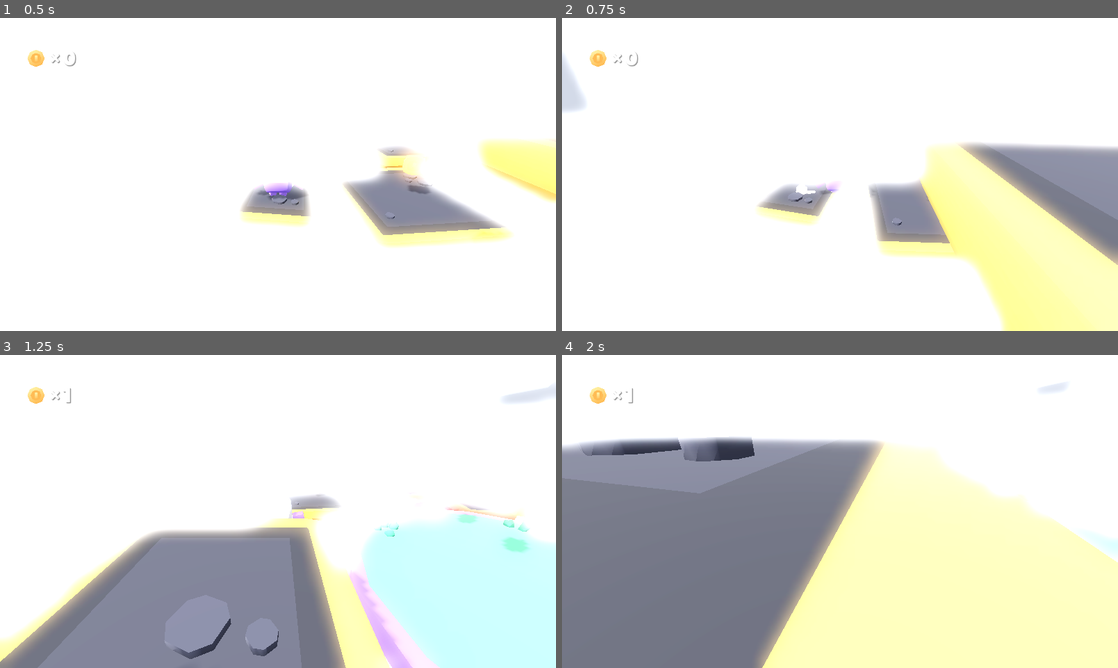
Above: before the commit, frames 1-4 (two rows, left to right).
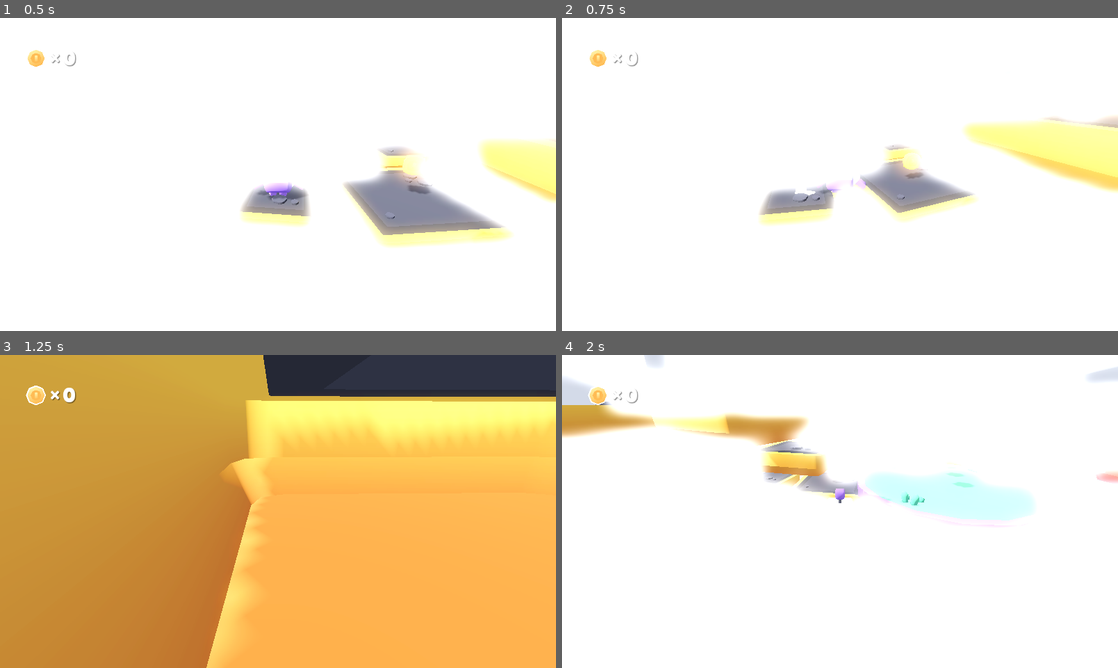
Above: after the commit, the same moments.

Repository: oxeg/GodotPlatformer
Game: Godot game, scene res://scenes/main.tscn
Two runs of this game, one before a commit and one after it. Both use one fixed random seed, a clock stepped at 60 frames per second and the inputs below.
Inputs (mouse positions are in pixels of both pictures, inside the frame that each line leads up to):
- Up to frame 1 (0.5 s): no input
- Up to frame 2 (0.75 s): move the mouse to (962, 158) at 0.52 s; hold D (move_right) from 0.53 s (still down); tap Left (camera_left) at 0.6 s
- Up to frame 3 (1.25 s): keep holding D (move_right); tap Space (jump) at 0.77 s; tap Right (camera_right) at 0.8 s
- Up to frame 4 (2 s): move the mouse to (728, 527) at 1.27 s; release D (move_right) at 1.28 s; hold S (move_back) from 1.28 s (still down); tap Right (camera_right) at 1.35 s; tap Space (jump) at 1.52 s; tap Left (camera_left) at 1.55 s

Frame 1 is identical in both runs. In frame 2, 24% of the frame differs, in the area x 0-100%, y 12-100%; in frame 3, 100%, in the area x 0-100%, y 0-100%; in frame 4, 69%.

Commit message:
switched to mouse look

Diff:
--- a/objects/player.tscn
+++ b/objects/player.tscn
@@ -74,7 +74,9 @@
 pitch_scale = 1.25
 autoplay = true
 
-[node name="Camera3D" type="Camera3D" parent="."]
-transform = Transform3D(-1, -4.66421e-14, -8.74228e-08, -3.71828e-08, 0.905042, 0.425321, 7.91213e-08, 0.425321, -0.905042, 0, 2.47926, -4.15456)
+[node name="CameraPivot" type="Node3D" parent="."]
+
+[node name="Camera3D" type="Camera3D" parent="CameraPivot"]
+transform = Transform3D(-1, -4.58697e-14, -8.74228e-08, -3.71828e-08, 0.905042, 0.425321, 7.91213e-08, 0.425321, -0.905042, 0, 2.47926, -4.15456)
 
 [editable path="Character"]
--- a/scripts/player.gd
+++ b/scripts/player.gd
@@ -7,7 +7,7 @@
 
 @export_subgroup("Properties")
 @export var movement_speed = 5
-@export var rotation_speed = 2
+@export var mouse_sensitivity = 1000
 @export var jump_strength = 7
 
 var movement_velocity: Vector3
@@ -102,12 +102,15 @@
 	velocity = applied_velocity
 	move_and_slide()
 
-	# Rotation
-	var turn = Input.get_axis("camera_right", "camera_left")
-	rotate_y(rotation_speed * turn * delta)
+
+# Rotation
+func _input(event):
+	if event is InputEventMouseMotion:
+		rotation.y -= event.relative.x / mouse_sensitivity
+
+		$CameraPivot.rotation.x += event.relative.y / mouse_sensitivity
 
 # Handle gravity
-
 func handle_gravity(delta):
 
 	gravity += 25 * delta
